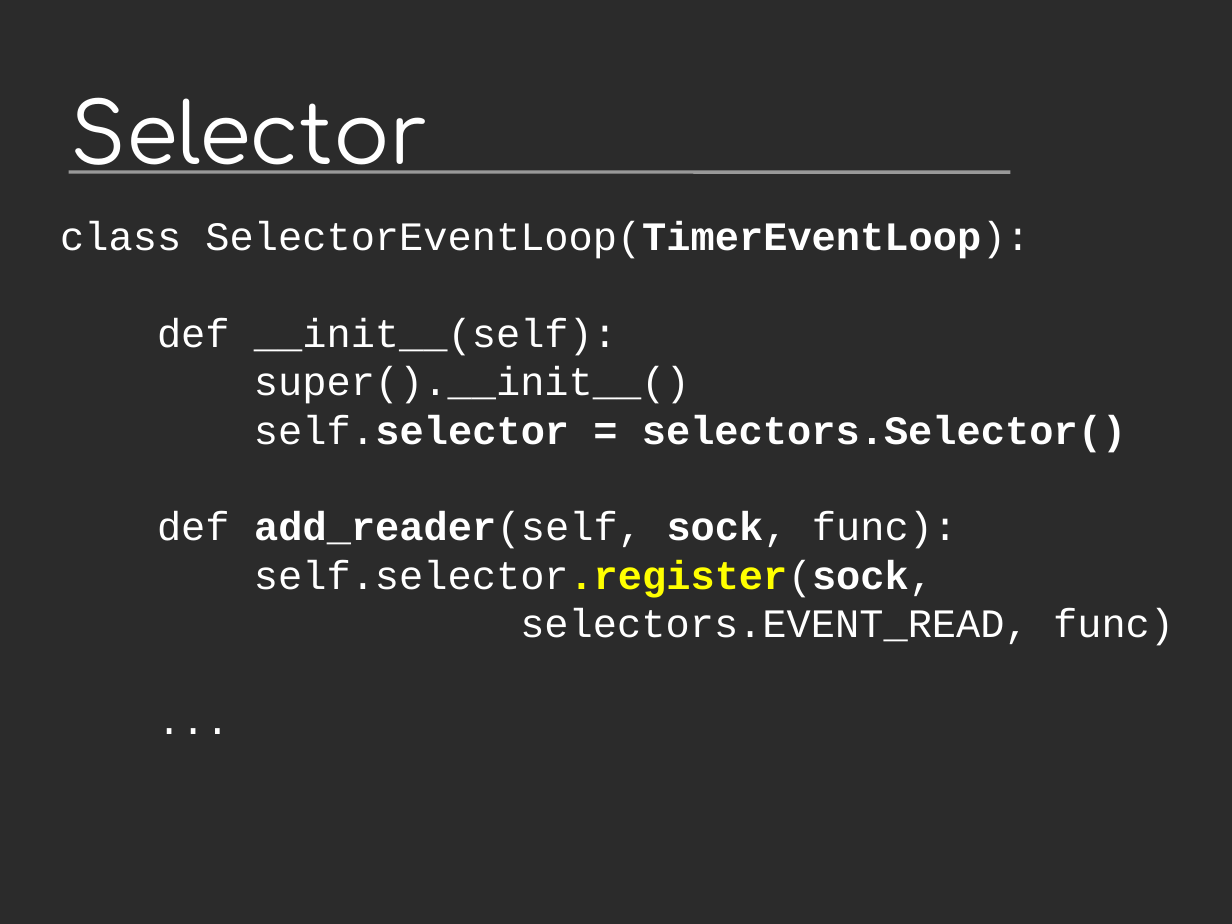
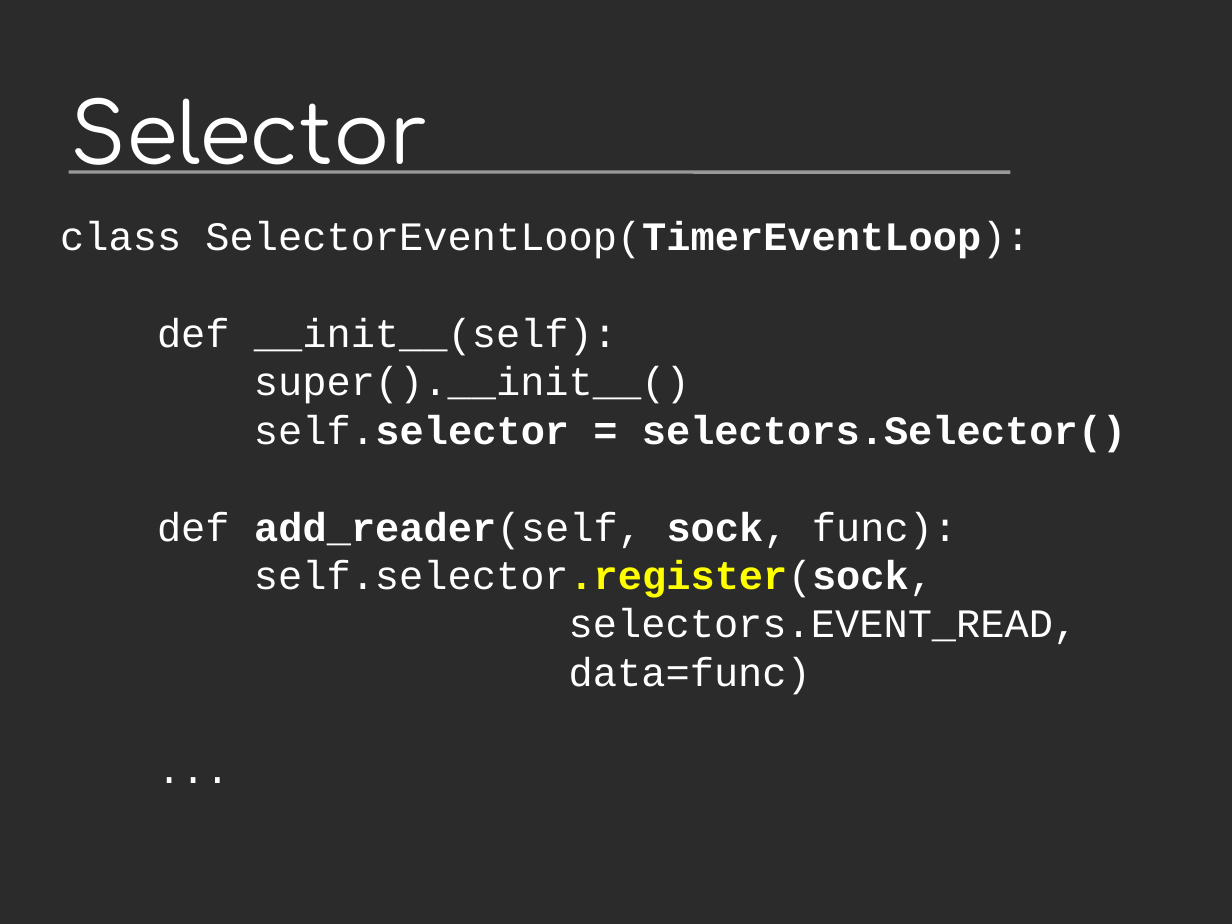
Before and after one commit to vstinner/talks, a slide deck: slide 17 of 2014-Pycon-Lyon/asyncio.odp. Drawn at 1232x924 pixels with LibreOffice and Linux fonts; fonts in the diff are those of the drawing; background and template pictures are left out; a plain dark background stands for a picture behind light text. Boxes give left, top, right and bottom in pixels: in the first picture for what was removed or moved away, otherwise in the second. Text is boxed around its words. In the diff, an @@ line names an element or a change of style, - is before the commit and + after.

```diff
--- a/2014-Pycon-Lyon/asyncio.odp
+++ b/2014-Pycon-Lyon/asyncio.odp
@@ text at (569, 608, 1078, 695): text changed @@
-selectors.EVENT_READ, func)
+selectors.EVENT_READ,
+data=func)
```
Also in this commit, not shown: 6 other slides changed, 17 other files.
